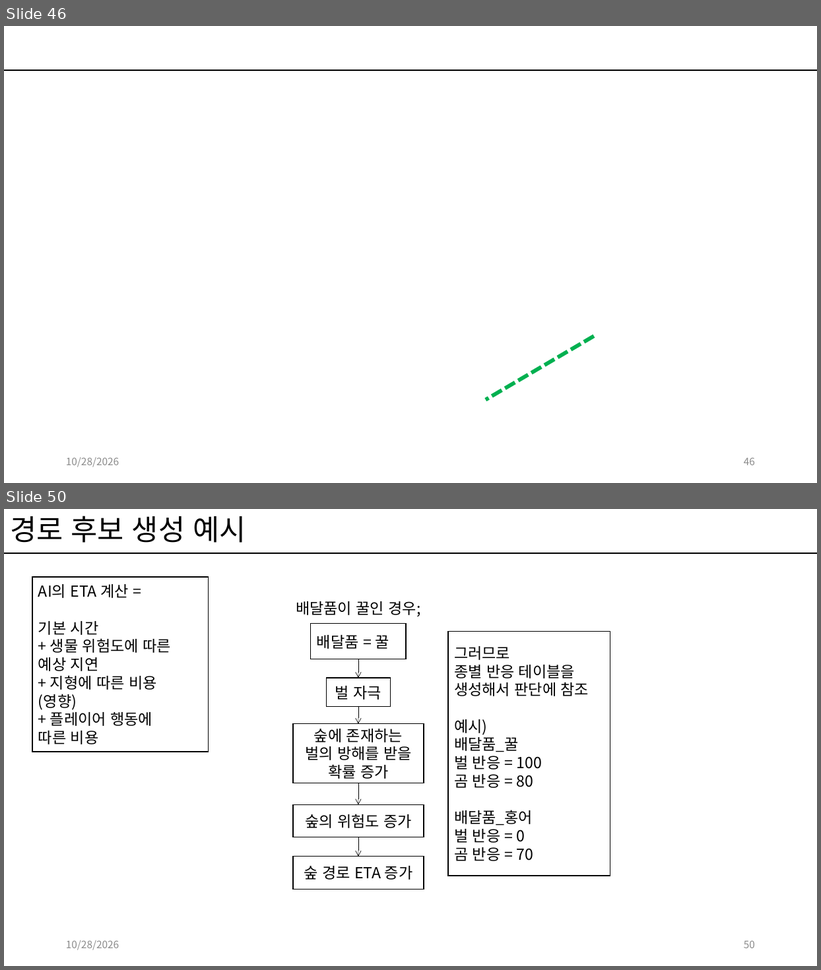
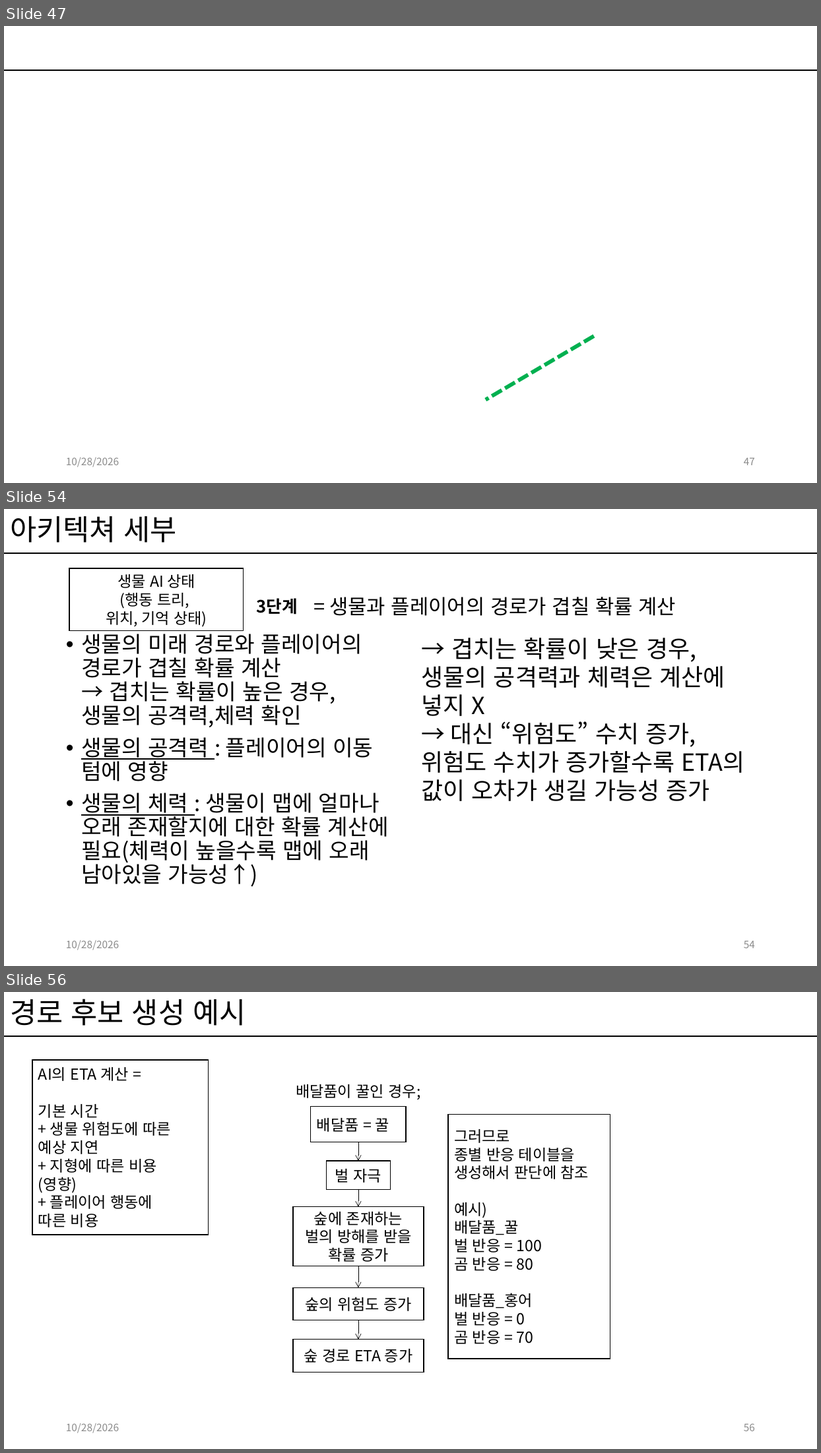
Before and after one commit to kwakyerin/2026_Graduation_Project, a slide deck: documents/HyunahKwon/design/designing/for_teammates/배트와 달트_기획.pptx. Shown one above the other, each under a label of ours: slides 46 and 50 before the commit, slides 47, 54 and 56 after it; the slides between them are not shown. The pictures are 821x970 and 821x1453 pixels, drawn with LibreOffice and Linux fonts; fonts in the diff are those of the drawing. Boxes give left, top, right and bottom in pixels: in the first picture for what was removed or moved away, otherwise in the second. Text is boxed around its words. In the diff, an @@ line names an element or a change of style, - is before the commit and + after.

Commit message:
아키텍쳐 기획 세부 정리 완료
전체 기획서에 위치함, 수정한 페이지는 표시를 해둠

```diff
--- a/documents/HyunahKwon/design/designing/for_teammates/배트와 달트_기획.pptx
+++ b/documents/HyunahKwon/design/designing/for_teammates/배트와 달트_기획.pptx
@@ slide 54 added at (4, 509, 817, 966), background #FFFFFF; not listed: 1 template element that a slide beside it also shows @@
@@ title added at (10, 516, 177, 543), 34 pt, text #000000 @@
+아키텍쳐 세부
@@ rectangle added at (69, 569, 243, 631), fill #FFFFFF, outline #000000 1 pt, 18 pt, text #000000 @@
+생물 AI 상태
+(행동 트리,
+위치, 기억 상태)
@@ text added at (257, 598, 298, 615), 20 pt, text #000000, bold @@
+3단계
@@ text added at (329, 597, 676, 616), 24 pt, text #000000 @@
+= 생물과 플레이어의 경로가 겹칠 확률 계산
@@ text added at (81, 630, 389, 887), 25.9 pt, text #000000 @@
+• 생물의 미래 경로와 플레이어의 경로가 겹칠 확률 계산
+  → 겹치는 확률이 높은 경우, 생물의 공격력,체력 확인
+• 생물의 공격력 : 플레이어의 이동 텀에 영향
+• 생물의 체력 : 생물이 맵에 얼마나 오래 존재할지에 대한 확률 계산에 필요(체력이 높을수록 맵에 오래 남아있을 가능성↑)
@@ text added at (422, 638, 745, 801), 28 pt, text #000000 @@
+→ 겹치는 확률이 낮은 경우, 생물의 공격력과 체력은 계산에 넣지 X
+→ 대신 “위험도” 수치 증가, 위험도 수치가 증가할수록 ETA의 값이 오차가 생길 가능성 증가
@@ text added at (66, 941, 119, 951), 12 pt, text #8C8C8C @@
+10/28/2026
@@ page number added at (744, 941, 755, 949), 12 pt, text #8C8C8C @@
+54
@@ what was slide 46 is now slide 47 @@
@@ page number at (744, 458, 755, 466): text changed @@
-46
+47
@@ what was slide 50 is now slide 56 @@
@@ page number at (744, 1424, 755, 1432): text changed @@
-50
+56
```
Also in this commit, not shown: 12 slides changed, 5 other slides added.
